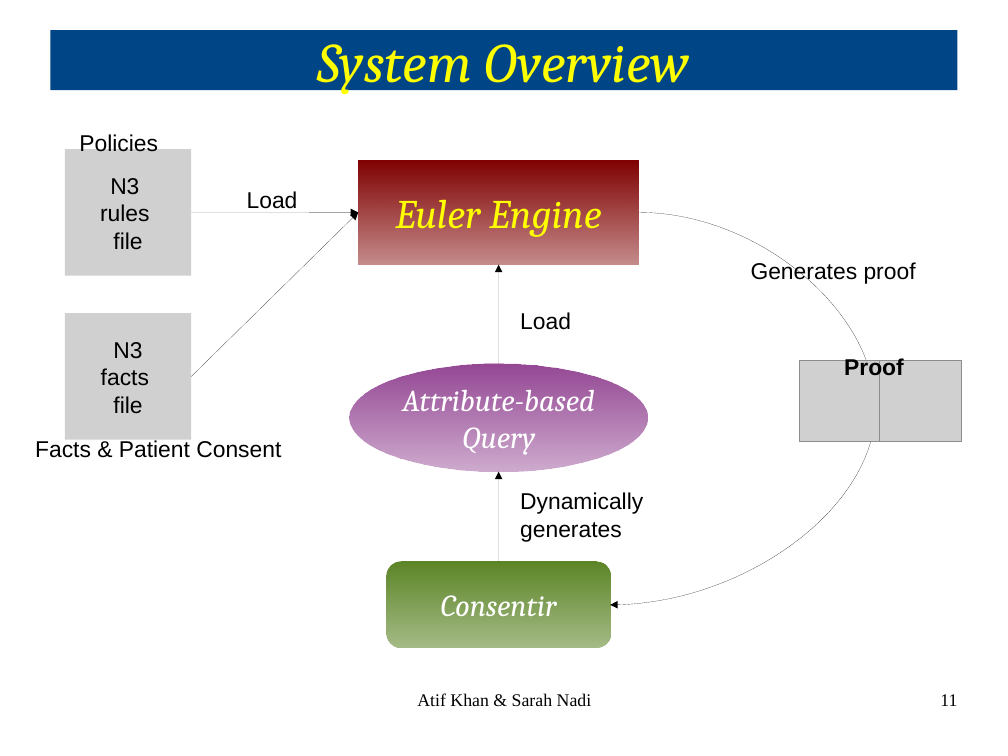
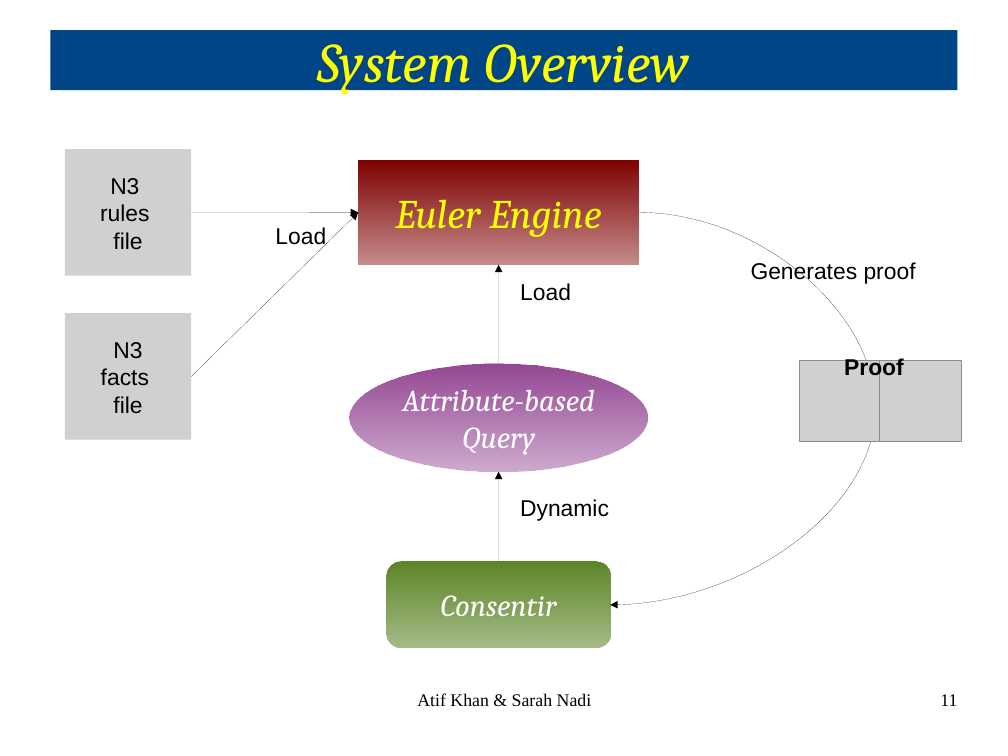
Before and after one commit to snadi/cs898proj, a slide deck: slide 11 of cs898proj/Presentation/CS898ProjPresentation.odp. Drawn at 1008x756 pixels with LibreOffice and Linux fonts; fonts in the diff are those of the drawing; grey boxes stand for pictures. Boxes give left, top, right and bottom in pixels: in the first picture for what was removed or moved away, otherwise in the second. Text is boxed around its words. In the diff, an @@ line names an element or a change of style, - is before the commit and + after.

Commit message:
minor updates

```diff
--- a/cs898proj/Presentation/CS898ProjPresentation.odp
+++ b/cs898proj/Presentation/CS898ProjPresentation.odp
@@ text removed at <box>79,132,158,152</box> @@
-Policies
@@ text "Load" rewrapped from <box>247,191,298,209</box> to <box>275,227,326,250</box> @@
@@ text "Load": place and size @@
-text "Load" at <box>520,312,571,330</box>
+text "Load" at <box>520,283,571,301</box>
@@ text removed at <box>35,438,281,458</box> @@
-Facts & Patient Consent
@@ text at <box>520,499,609,521</box>: text changed @@
-Dynamically
-generates
+Dynamic
```
Also in this commit, not shown: 1 other slide changed.
